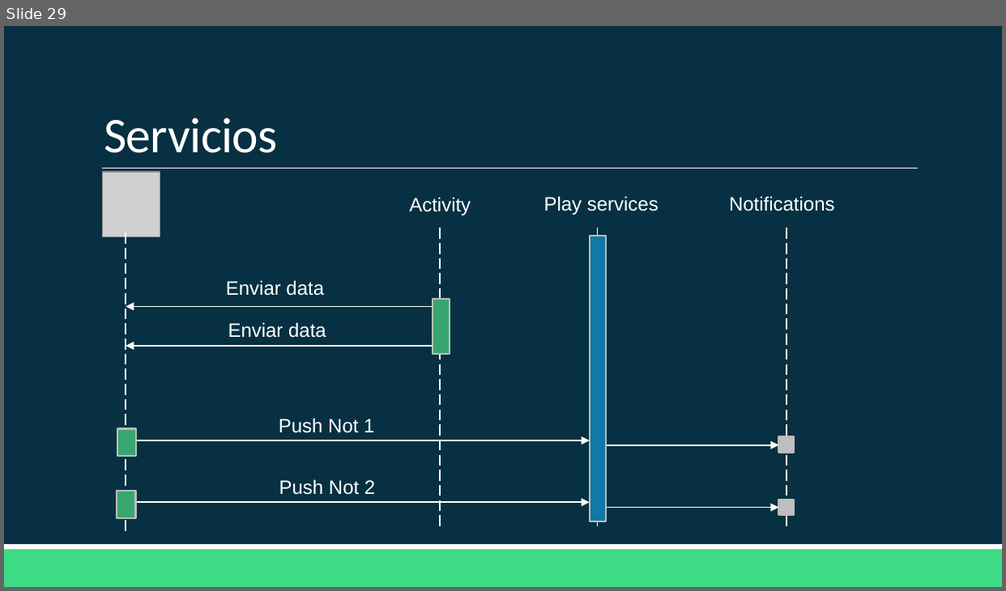
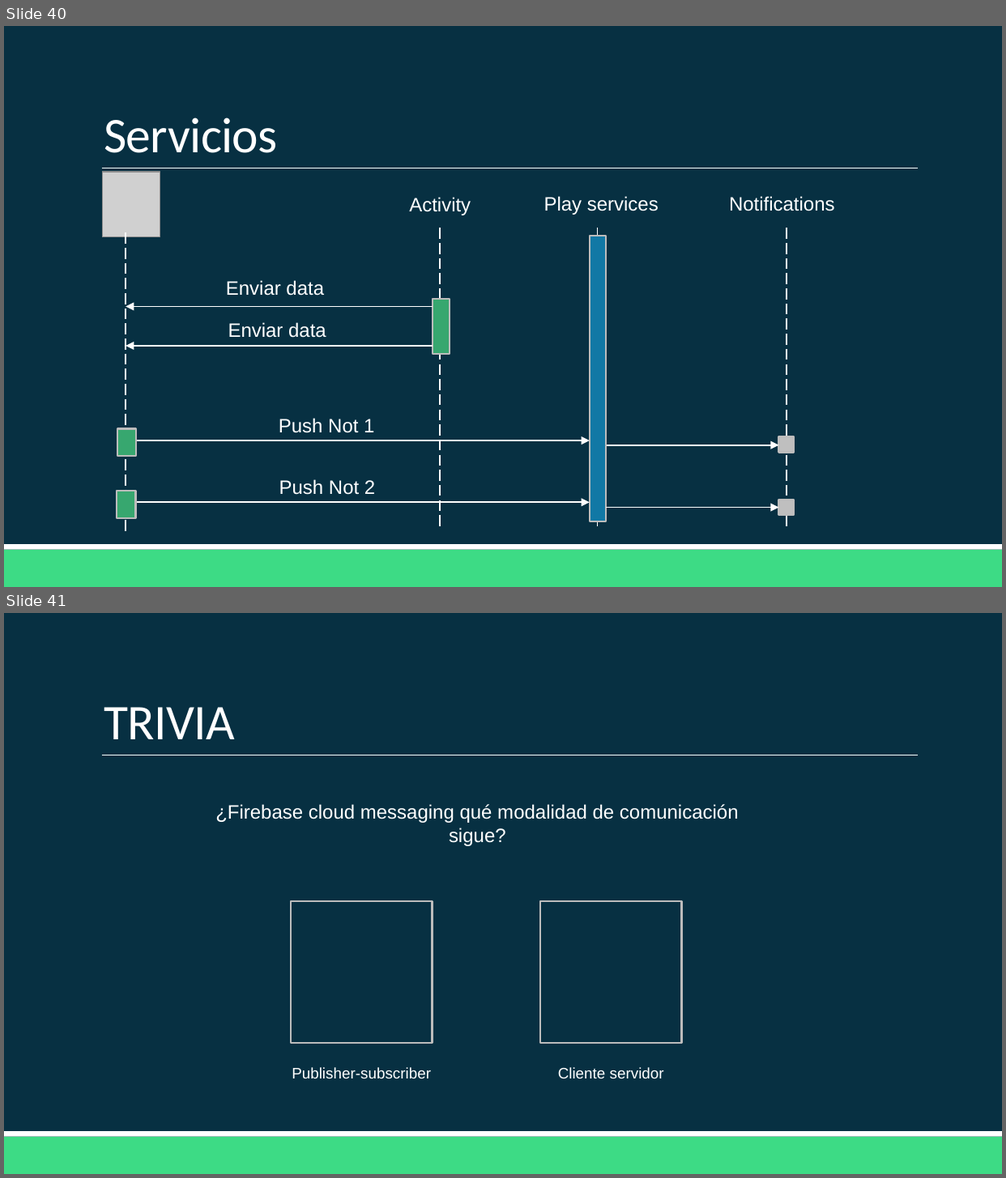
Before and after one commit to Domiciano/AppMoviles201, a slide deck: Clase 12/Clase 12.pptx. Shown one above the other, each under a label of ours: slide 29 before the commit, slides 40 and 41 after it. The pictures are 1006x591 and 1006x1178 pixels, drawn with LibreOffice and Linux fonts; fonts in the diff are those of the drawing; grey boxes stand for pictures. Boxes give left, top, right and bottom in pixels: in the first picture for what was removed or moved away, otherwise in the second. Text is boxed around its words. In the diff, an @@ line names an element or a change of style, - is before the commit and + after.

```diff
--- a/Clase 12/Clase 12.pptx
+++ b/Clase 12/Clase 12.pptx
@@ slide 41 added at bbox=[4, 613, 1002, 1174], background #073042; not listed: 3 template elements that a slide beside it also shows @@
@@ title added at bbox=[104, 707, 235, 739], 36 pt, text #FFFFFF @@
+TRIVIA
@@ text added at bbox=[215, 804, 739, 846], 14 pt, text #FFFFFF @@
+¿Firebase cloud messaging qué modalidad de comunicación sigue?
@@ rectangle added at bbox=[291, 901, 432, 1043], outline #BDBDBD 1.25 pt @@
@@ rectangle added at bbox=[540, 901, 682, 1043], outline #BDBDBD 1.25 pt @@
@@ text added at bbox=[292, 1067, 431, 1079], 11 pt, text #FFFFFF @@
+Publisher-subscriber
@@ text added at bbox=[558, 1067, 664, 1079], 11 pt, text #FFFFFF @@
+Cliente servidor
@@ what was slide 29 is now slide 40 @@
```
Also in this commit, not shown: 12 other slides added, 2 other files.
